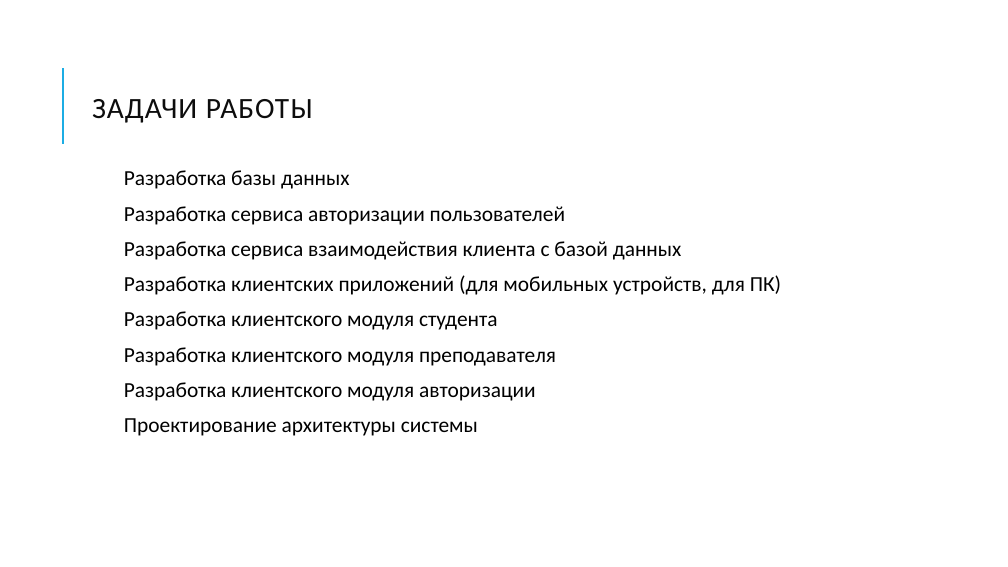
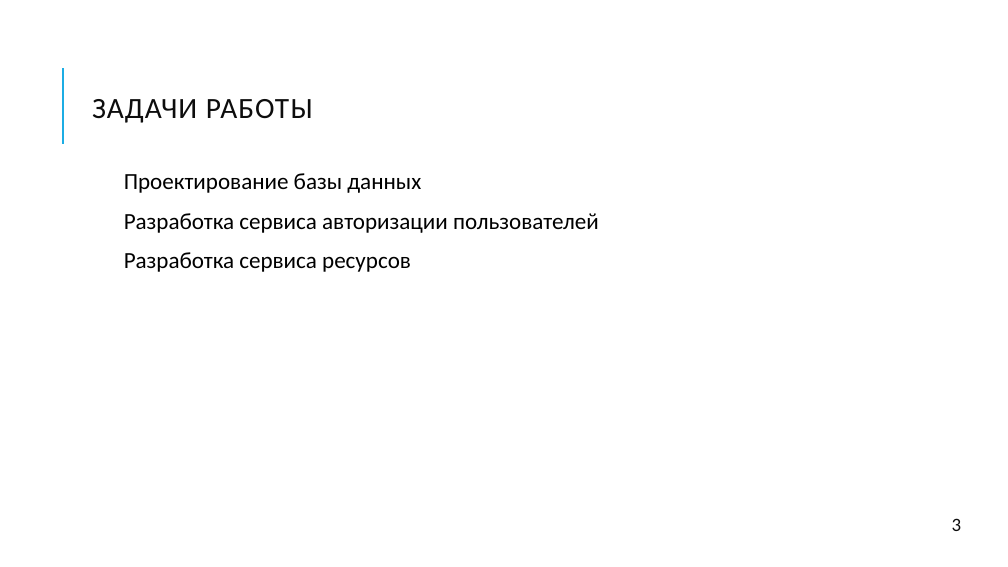
Before and after one commit to mpozdeevf/Diploma, a slide deck: slide 3 of Теория/Презентация ВКР Поздеев.pptx. Drawn at 1008x567 pixels with LibreOffice and Linux fonts; fonts in the diff are those of the drawing. Boxes give left, top, right and bottom in pixels: in the first picture for what was removed or moved away, otherwise in the second. Text is boxed around its words. In the diff, an @@ line names an element or a change of style, - is before the commit and + after.

```diff
--- a/Теория/Презентация ВКР Поздеев.pptx
+++ b/Теория/Презентация ВКР Поздеев.pptx
@@ text at (124, 173, 421, 193): text changed; size 20.4 to 22 pt @@
-Разработка базы данных
+Проектирование базы данных
@@ text at (124, 213, 599, 233): size 20.4 to 22 pt in "Разработка сервиса авторизации пользователей"; line spacing 0.8 to 0.9 @@
@@ text at (124, 252, 411, 272): text changed; size 20.4 to 22 pt @@
-Разработка сервиса взаимодействия клиента с базой данных
-Разработка клиентских приложений (для мобильных устройств, для ПК)
-Разработка клиентского модуля студента
-Разработка клиентского модуля преподавателя
-Разработка клиентского модуля авторизации
-Проектирование архитектуры системы
+Разработка сервиса ресурсов
@@ text added at (952, 518, 962, 531), 18 pt, text #0D0D0D @@
+3
```
Also in this commit, not shown: 10 other slides changed, 5 slides added, 1 other file.
